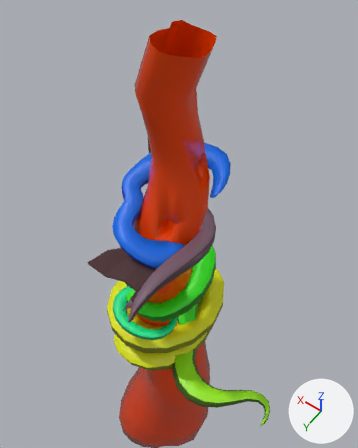
The FBX model VideojuegoWeb/Assets/Mundos/MundoLuces/N1/NIVEL1_LUCES_arbol.fbx: old version first, new version second.
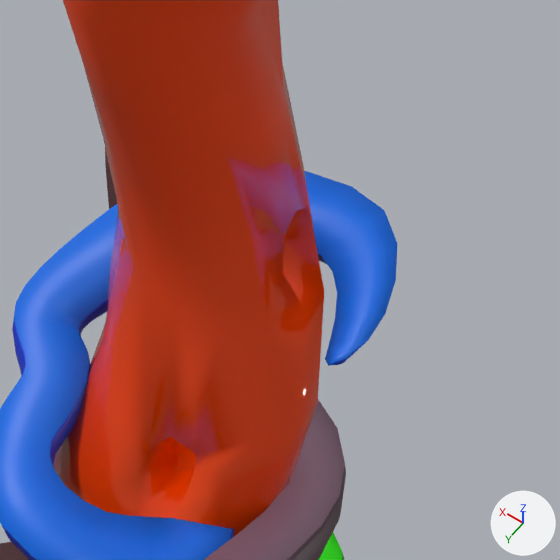
Old and new are each drawn from a camera (50 mm lens) standing at (-10.42, 13.09, 32.85) and looking at (-1.18, 0.17, 12.54) and again close up on the part from 33% to 77% of the width and 21% to 56% of the height. Lighting does not change. The marker at lower right points along +X, +Y and +Z. Where no turn or scale is listed for an object, it has been applied to the vertices.

Objects in the first close-up: 'arbol', 'rama.005', 'rama.006'.
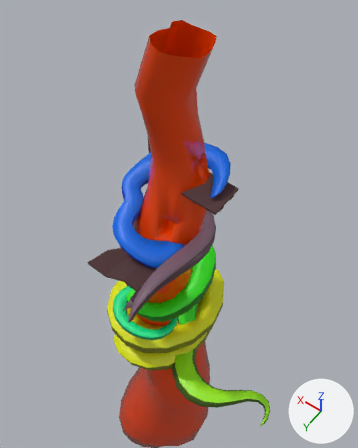
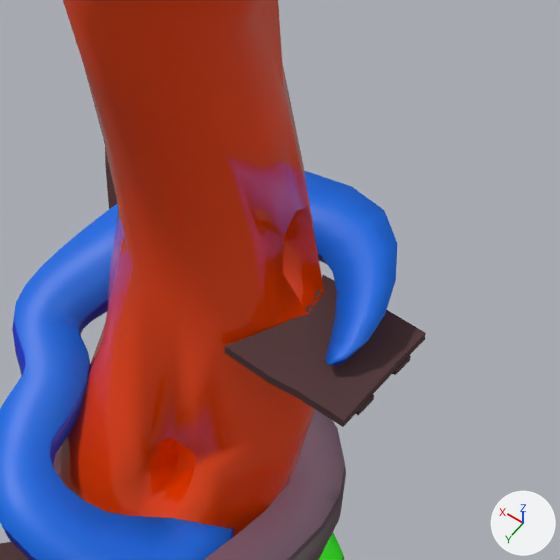
Boxes [x1, y1, x2, y2] around the edits, measured in the close-ups (560 x 560 px):
'plat.001', added (brown)
    after: [225, 275, 426, 427]

The edits, one by one:
Mesh me_cube_009 is new.
It has 48 vertices, 42 faces and spans x -2.86..-0.61, y -2.91..-0.7, z 13.4..13.69.
It uses material mat_plat_003 (its picture is missing).
Object 'plat.001' (ob_plat_001) is new; it shows me_cube_009.
Its location is (0.0, 0.0, 0.0).
